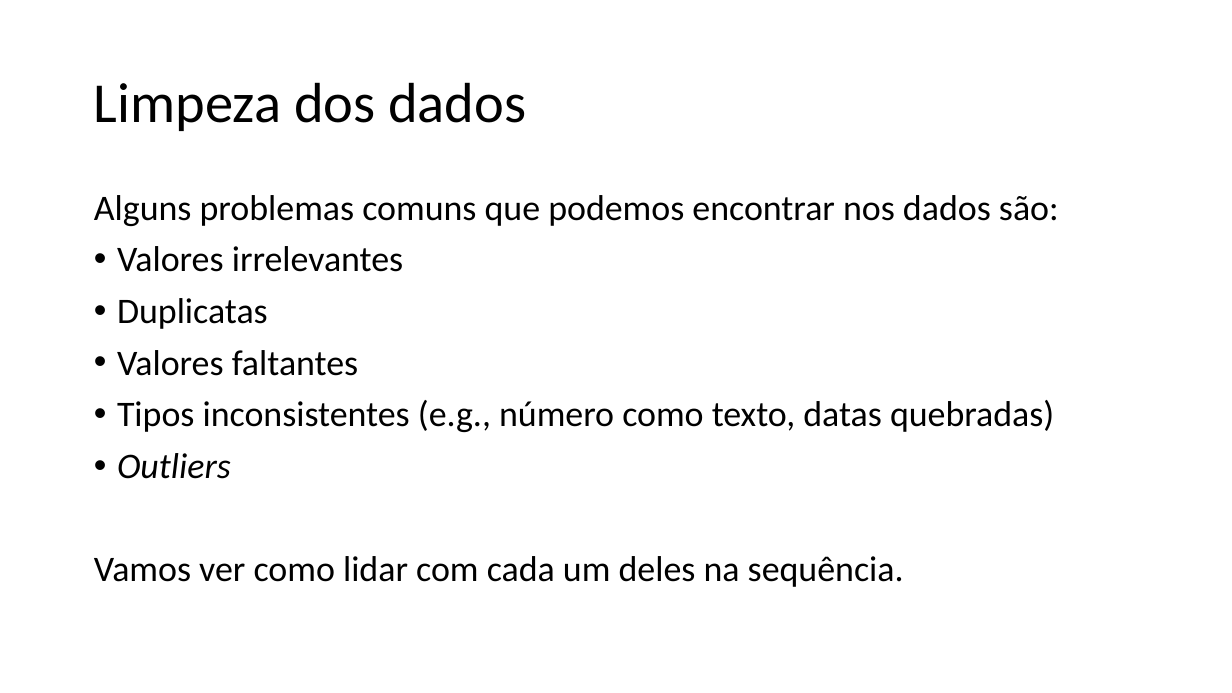
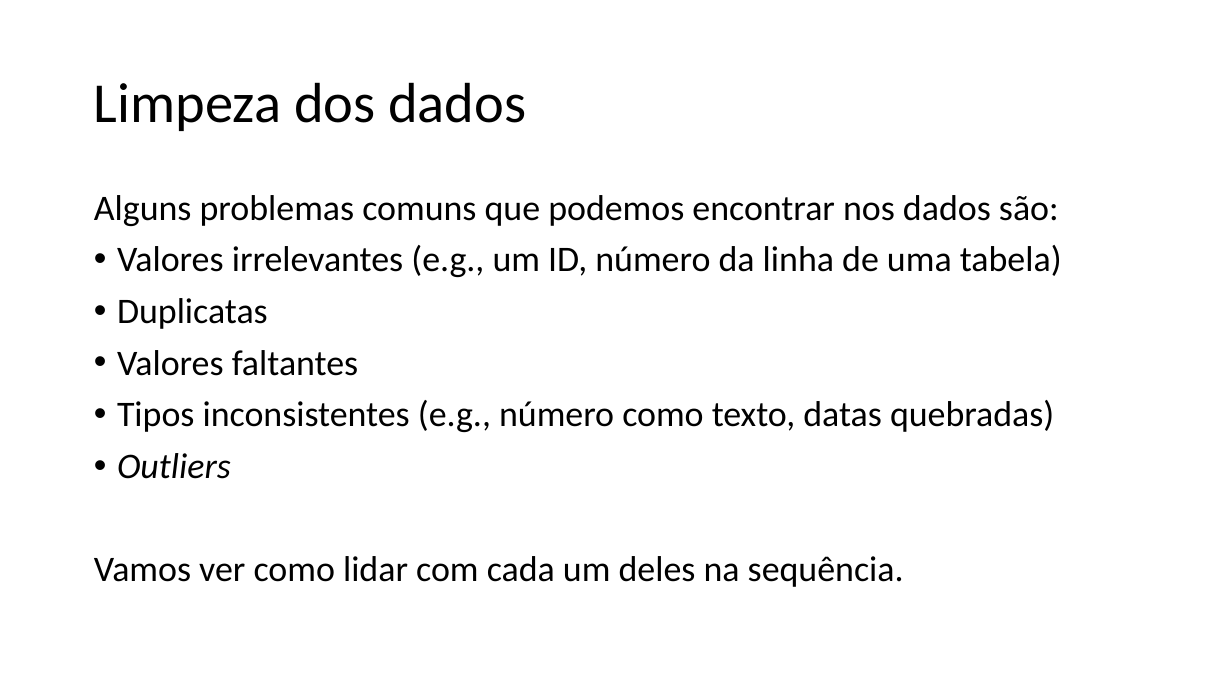
Before and after one commit to zz4fap/c24_inteligencia_artificial, a slide deck: slide 15 of slides/C24_EDA.pptx (slide 13 before the commit). Drawn at 1232x693 pixels with LibreOffice and Linux fonts; fonts in the diff are those of the drawing. Boxes give left, top, right and bottom in pixels: in the first picture for what was removed or moved away, otherwise in the second. Text is boxed around its words. In the diff, an @@ line names an element or a change of style, - is before the commit and + after.

```diff
--- a/slides/C24_EDA.pptx
+++ b/slides/C24_EDA.pptx
@@ text at <box>117,245,1062,277</box>: text changed @@
-• Valores irrelevantes
+• Valores irrelevantes (e.g., um ID, número da linha de uma tabela)
```
Also in this commit, not shown: 16 other slides changed, 3 slides added, 1 other file.
